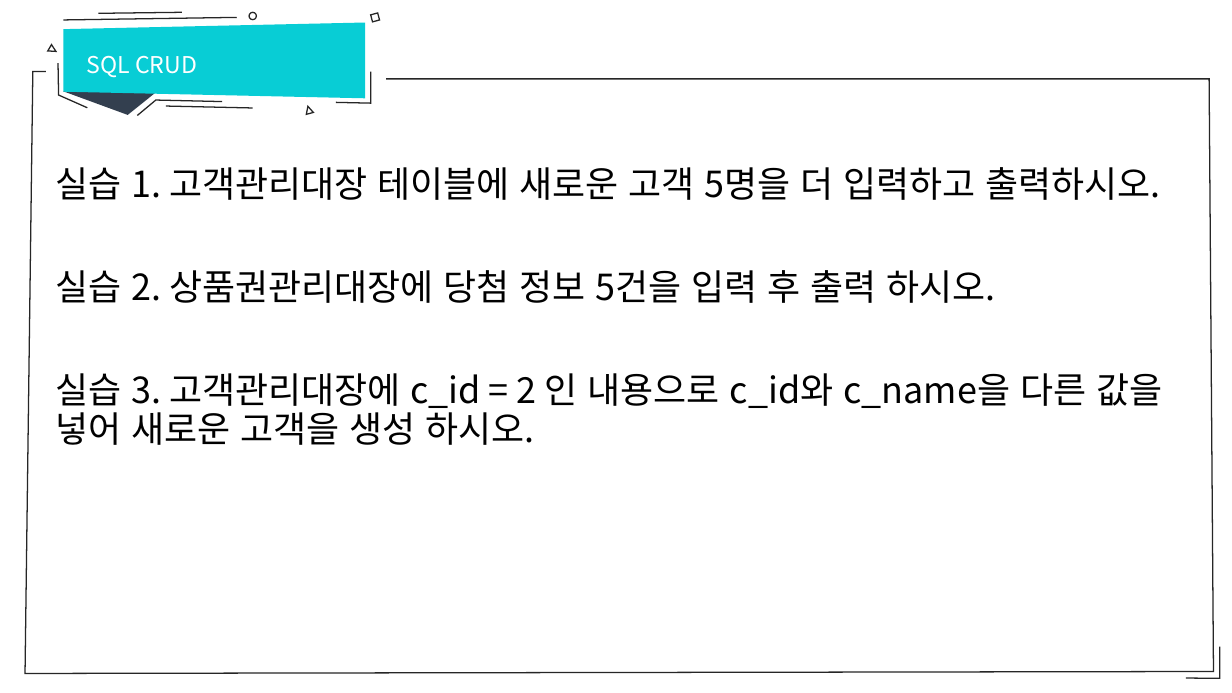
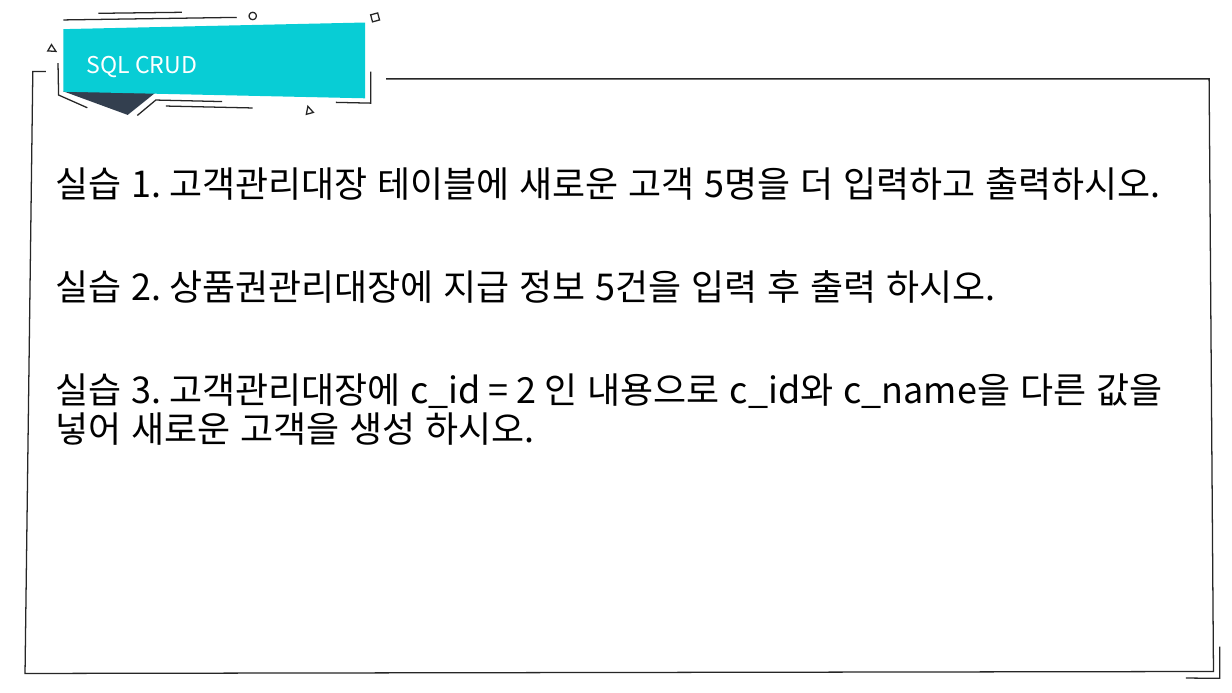
Before and after one commit to sumn-2020/lecture, a slide deck: slide 7 of database/7강 SQL CRUD.pptx. Drawn at 1232x693 pixels with LibreOffice and Linux fonts; fonts in the diff are those of the drawing. Boxes give left, top, right and bottom in pixels: in the first picture for what was removed or moved away, otherwise in the second. Text is boxed around its words. In the diff, an @@ line names an element or a change of style, - is before the commit and + after.

```diff
--- a/database/7강 SQL CRUD.pptx
+++ b/database/7강 SQL CRUD.pptx
@@ text at <box>55,270,996,303</box>: text changed @@
-실습 2. 상품권관리대장에 당첨 정보 5건을 입력 후 출력 하시오.
+실습 2. 상품권관리대장에 지급 정보 5건을 입력 후 출력 하시오.
```
Also in this commit, not shown: 2 other slides changed, 1 slide added, 4 other files.
